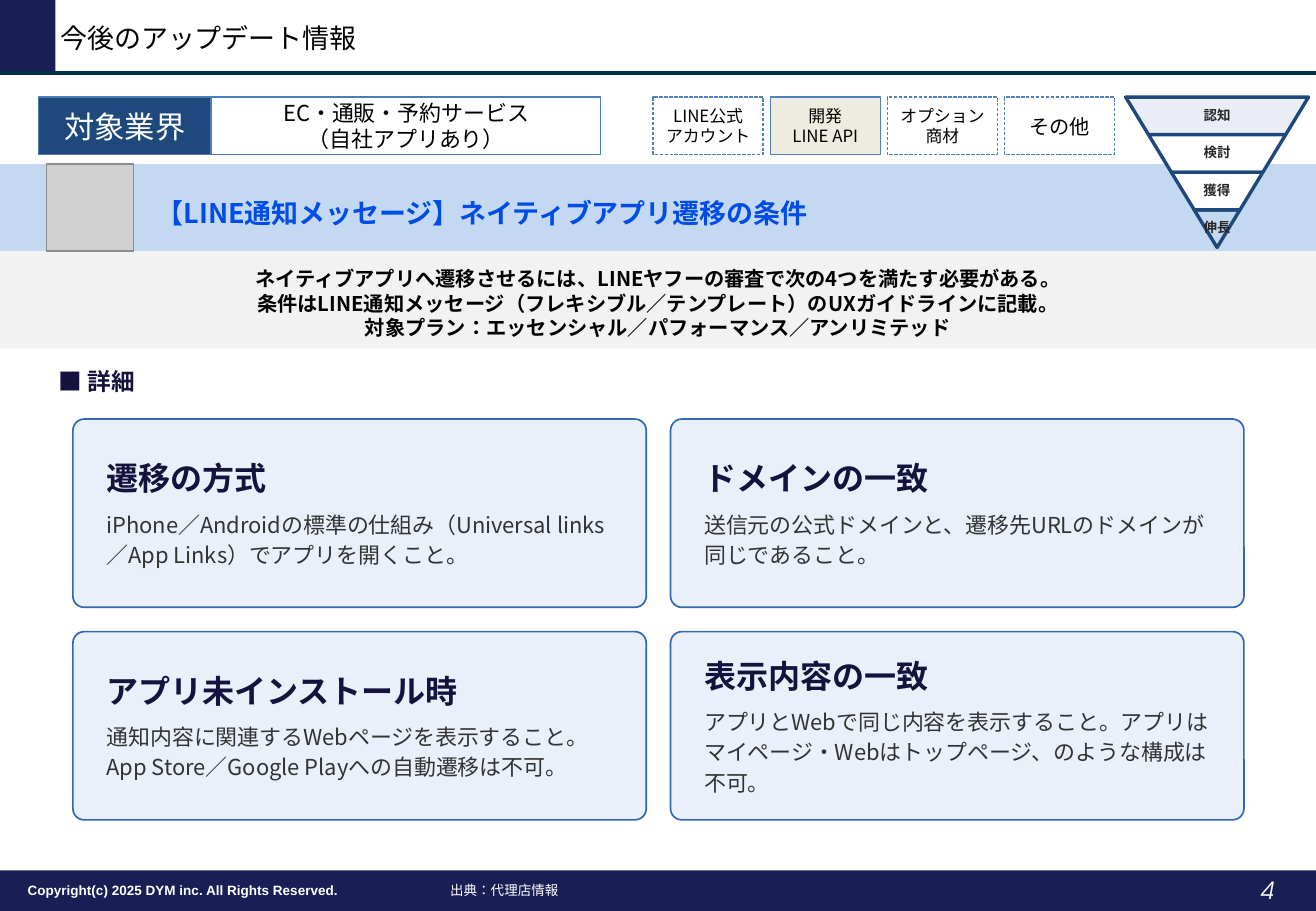
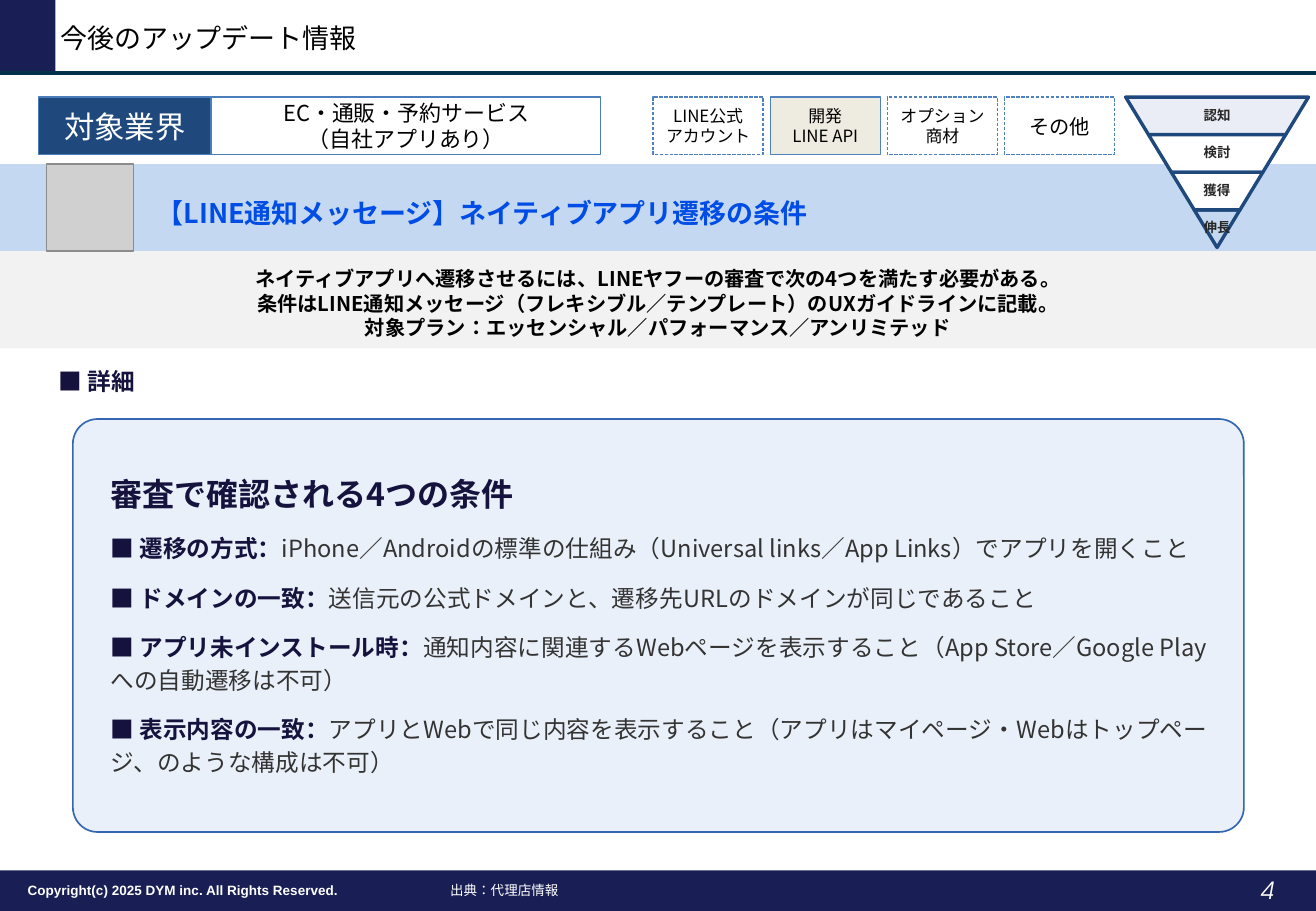
Before and after one commit to tonomura-r-dev/folder, a slide deck: slide 4 of LINEOA媒体最新情報_2026年10月トレンドレポート.pptx. Drawn at 1316x911 pixels with LibreOffice and Linux fonts; fonts in the diff are those of the drawing; grey boxes stand for pictures; background and template pictures are left out. Boxes give left, top, right and bottom in pixels: in the first picture for what was removed or moved away, otherwise in the second. Text is boxed around its words. In the diff, an @@ line names an element or a change of style, - is before the commit and + after.

```diff
--- a/LINEOA媒体最新情報_2026年10月トレンドレポート.pptx
+++ b/LINEOA媒体最新情報_2026年10月トレンドレポート.pptx
@@ rounded rectangle "審査で確認される4つの条件": place and size @@
-rounded rectangle "審査で確認される4つの条件" at bbox=[73, 419, 646, 608]
+rounded rectangle "審査で確認される4つの条件" at bbox=[73, 419, 1244, 832]
@@ rounded rectangle removed at bbox=[671, 419, 1244, 608] @@
-ドメインの一致
-送信元の公式ドメインと、遷移先URLのドメインが同じであること。
@@ text in rounded rectangle at bbox=[110, 478, 1207, 773]: text changed; size 13 to 14 pt @@
-遷移の方式
-iPhone／Androidの標準の仕組み（Universal links／App Links）でアプリを開くこと。
+審査で確認される4つの条件
+■ 遷移の方式：iPhone／Androidの標準の仕組み（Universal links／App Links）でアプリを開くこと
+■ ドメインの一致：送信元の公式ドメインと、遷移先URLのドメインが同じであること
+■ アプリ未インストール時：通知内容に関連するWebページを表示すること（App Store／Google Playへの自動遷移は不可）
+■ 表示内容の一致：アプリとWebで同じ内容を表示すること（アプリはマイページ・Webはトップページ、のような構成は不可）
@@ rounded rectangle removed at bbox=[73, 632, 646, 820] @@
-アプリ未インストール時
-通知内容に関連するWebページを表示すること。App Store／Google Playへの自動遷移は不可。
@@ rounded rectangle removed at bbox=[671, 632, 1244, 820] @@
-表示内容の一致
-アプリとWebで同じ内容を表示すること。アプリはマイページ・Webはトップページ、のような構成は不可。
```
